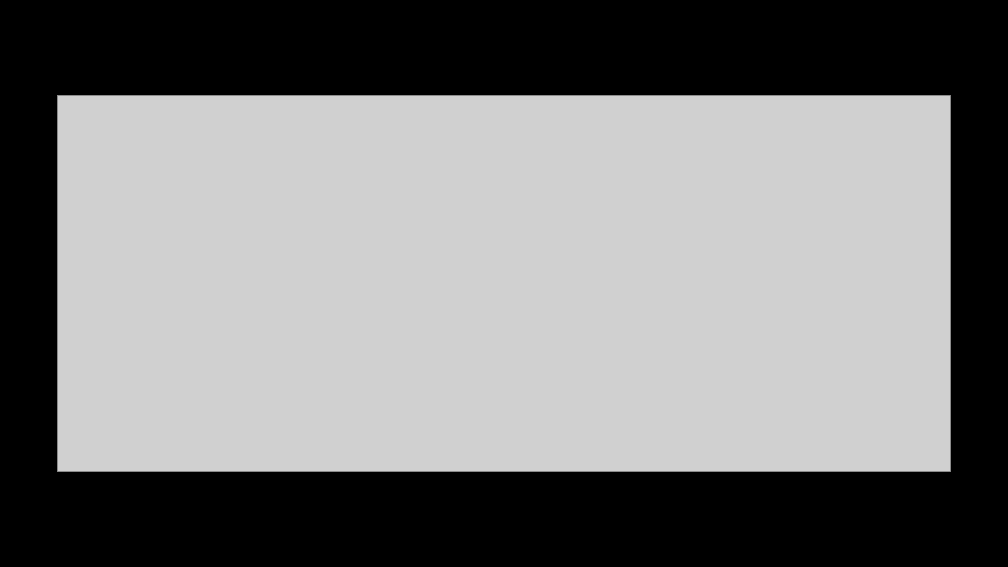
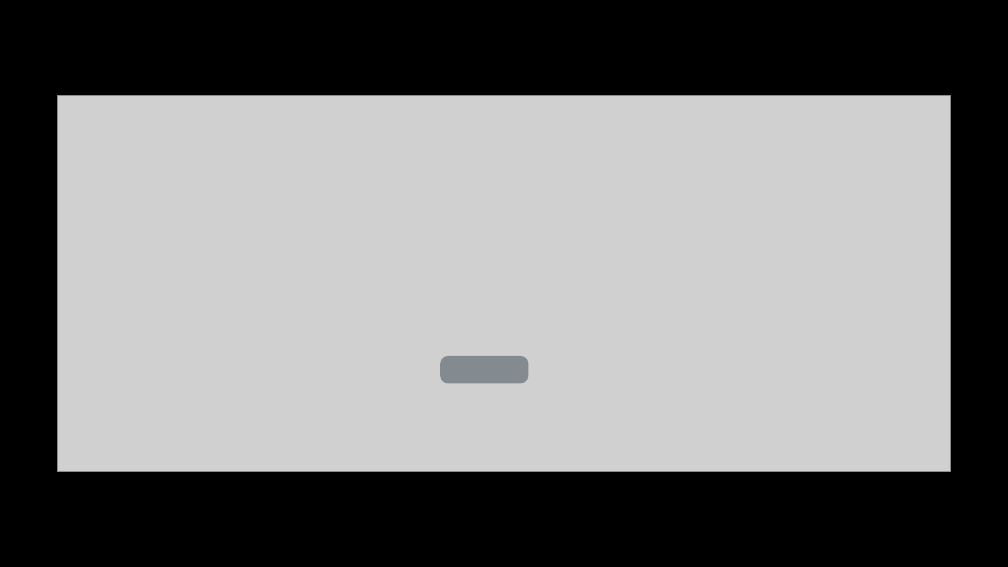
Before and after one commit to MuzaPro/practice-zone, a slide deck: slide 3 of assets/mockup.pptx. Drawn at 1008x567 pixels with LibreOffice and Linux fonts; fonts in the diff are those of the drawing; grey boxes stand for pictures. Boxes give left, top, right and bottom in pixels: in the first picture for what was removed or moved away, otherwise in the second. Text is boxed around its words. In the diff, an @@ line names an element or a change of style, - is before the commit and + after.

```diff
--- a/assets/mockup.pptx
+++ b/assets/mockup.pptx
@@ rounded rectangle added at (440,356,529,383), fill #838B91 @@
```
Also in this commit, not shown: 31 other files.
